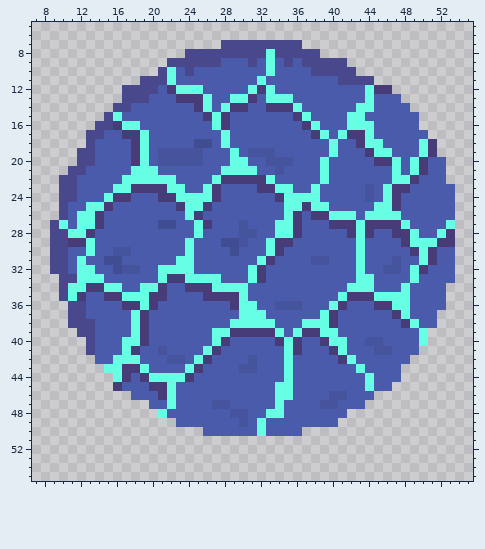
One commit to this pixel-art sprite: Assets/Animations/RockRollSide/4.png. The picture above is the old version.
The file is 64x64 pixels. Shown: x 7..55, y 5..55.
After:
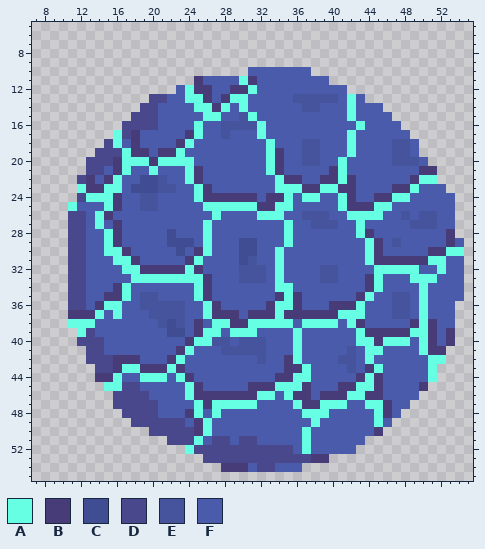
Palette (. is transparent): A #66ffe3  B #473b78  C #404d92  D #49488c  E #45549d  F #4b5bab
Diff:
Changed rows in their new state; - is an unchanged pixel.
first column x 9:
 7 -------------------.........------------------
 8 ---------------...............----------------
 9 -------------....................-------------
10 ------------..........--F----.....------------
11 ----------......B----ABF-------.....----------
12 --------......F-BB--BB-FF--------.....--------
13 --------...DD-FAAB-B--F-FFFEEEEE-A-....-------
14 -------...DD----A-B-FA--FFFFEE---AFF-...------
15 ------...DDD-----A-F-EA----FF-----F---...-----
16 -----...DDDD----A-FEEEEA----FF---F-F---..-----
17 ----...AD-F----BA--E---A-----FF-FAFF----..----
18 ----..DA--F---BAFF-F----A---EE-F-AFFF-EE-..---
19 ---..DDDA-B-BBAFF---F-FFAB--EE-F-A-FFFEE-..---
20 ---.-DDBAA-BAAAAF---FF--ABF-EEF-A---FFEEEF..--
21 --..DD-BAFF----AB--FFFF-AB----FBA-----F-F-B.--
22 -..DB-BAFFCCEF-AB-FFFFFFFABB--BBAB----FF-AA.--
23 -..ABBA-FCCCEEF-ABF----FF--ABBAABB-F-F--A---.-
24 -..DAA--F-EEFFFF-B-BBBB-B--F----AB-FBBAA------
25 -.A-FFAB--EE--FFFAAAAAABBA-FFFF-ABBB--F-------
26 -.DDFAB--------FF-A----AAAFFEEEFF-A--FFE-EE---
27 ..DDFA-B----FF--FA---F---F-F-EEEFF-FFFFFEEE-F-
28 ..DDF-AB-----C--FA---FF--F-F-----F----FFF--F--
29 ..DDF-AB-----CCC-A-FFCC-FFA-------FAB-EFFFFF-F
30 ..DDF-AAB-----CFBA--FCC-FA--------FAB---FF-BAA
31 ..DD--FAAB----FBA----CEFFA---FF---FABBBBBBAA-F
32 ..DDF--FAABBBBB-B----EEE-A----EE--F-AAAA-F-A-F
33 -.-DFF---AAA-AA--BF--EEE-A----EE--FBA----AA--F
34 -.DDFFFBA-FFF--FA-FFFF---AA------FFBA--F-A--FF
35 -.DD-----FEEF---A-FFFF---BAB----FF-AFFEE-A--FF
36 -----BAAFFEEEEE--AB-FFF-BAAB---B-BA-FFEE-A--F-
37 --BBBA-A-FFEEEE--ABBBFBBBABBBBB-AAA---EE-A-FF-
38 --AAA----FF-ECE-B-AABB---AA----A-AB----FBABFF-
39 ---A-----FF--CC-BA-FAAAFFF--FFFF--ABBBBBA-BFB-
40 ---D-D--FFF----BAAEE-EEE-FFA--FFF-AABAAA--BFB-
41 -----D--FF--F-BA-FFEEEEE--FA---FFE-AAF---ABB--
42 ----DDDBBB---BA-FF----FE--BA----EE-A----FFAA--
43 -----DDBAABBBABFF----FF---BBA----EFBA--FFFA---
44 -----BB-F-A--F-----------BBAA-----B-B--FFFA---
45 ------AADD-FFF-AB-----BBB--AB---BBA-B-FFFB----
46 -------DDDD-FF-ABBBBBBBAAF-BB-BBBAABBFFFF-----
47 -------DDDDD-F--ABAAAAA--F-ABBAAA--AABFF------
48 --------DDDDF--BA-A-FF--FF--AAA--FFFABF-------
49 ---------DDDDDD-BA---F-F-----A--FFFFAF--------
50 -----------DDDDDBA-----F----AFFFFFFFB---------
51 -------------DDDAFDDFDDFFFFFAFFFFFF-----------
52 ---------------ADDDDDDDDDDDFAFFFFF------------
53 -----------------DDDDDDDDDDDDBB---------------
54 -------------------BBBFDDFFF------------------
Pixel boxes of the changes (left, top, right, bottom) in both pictures:
changed: (50, 40, 464, 472)
